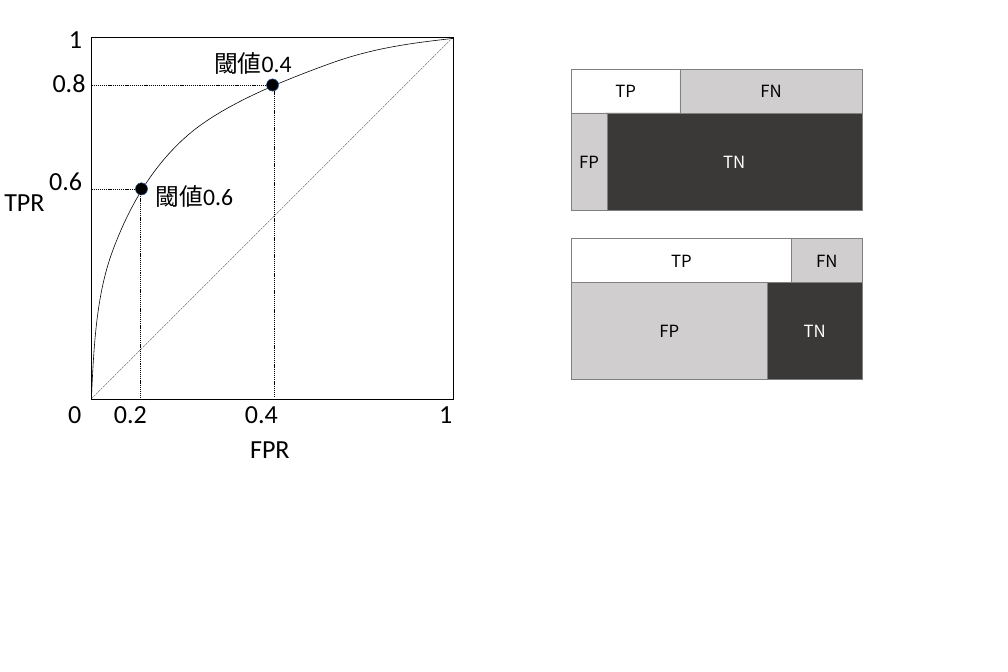
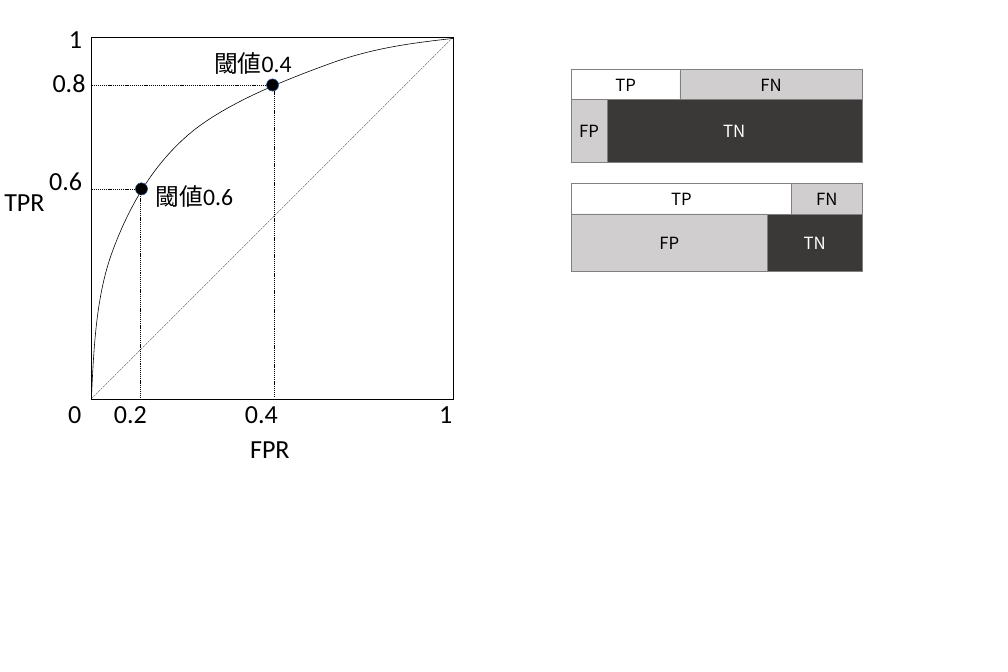
Before and after one commit to Rio114/MachineLearning, a slide deck: slide 8 of unbalance/images.pptx. Drawn at 1008x672 pixels with LibreOffice and Linux fonts; fonts in the diff are those of the drawing. Boxes give left, top, right and bottom in pixels: in the first picture for what was removed or moved away, otherwise in the second. Text is boxed around its words. In the diff, an @@ line names an element or a change of style, - is before the commit and + after.

```diff
--- a/unbalance/images.pptx
+++ b/unbalance/images.pptx
@@ rectangle "TP": place and size @@
-rectangle "TP" at bbox=[571, 69, 680, 113]
+rectangle "TP" at bbox=[571, 69, 680, 100]
@@ rectangle "FN": place and size @@
-rectangle "FN" at bbox=[680, 69, 862, 113]
+rectangle "FN" at bbox=[680, 69, 862, 99]
@@ rectangle "FP": place and size @@
-rectangle "FP" at bbox=[571, 113, 607, 210]
+rectangle "FP" at bbox=[571, 100, 607, 162]
@@ rectangle "TN": place and size @@
-rectangle "TN" at bbox=[606, 113, 862, 210]
+rectangle "TN" at bbox=[606, 100, 862, 162]
@@ rectangle "TP": place and size @@
-rectangle "TP" at bbox=[571, 239, 792, 282]
+rectangle "TP" at bbox=[571, 184, 792, 214]
@@ rectangle "FN": place and size @@
-rectangle "FN" at bbox=[792, 239, 862, 282]
+rectangle "FN" at bbox=[792, 184, 862, 214]
@@ rectangle "FP": place and size @@
-rectangle "FP" at bbox=[571, 282, 767, 379]
+rectangle "FP" at bbox=[571, 214, 767, 271]
@@ rectangle "TN": place and size @@
-rectangle "TN" at bbox=[767, 282, 862, 379]
+rectangle "TN" at bbox=[767, 214, 862, 271]
```
Also in this commit, not shown: 6 other slides changed, 29 other files.
